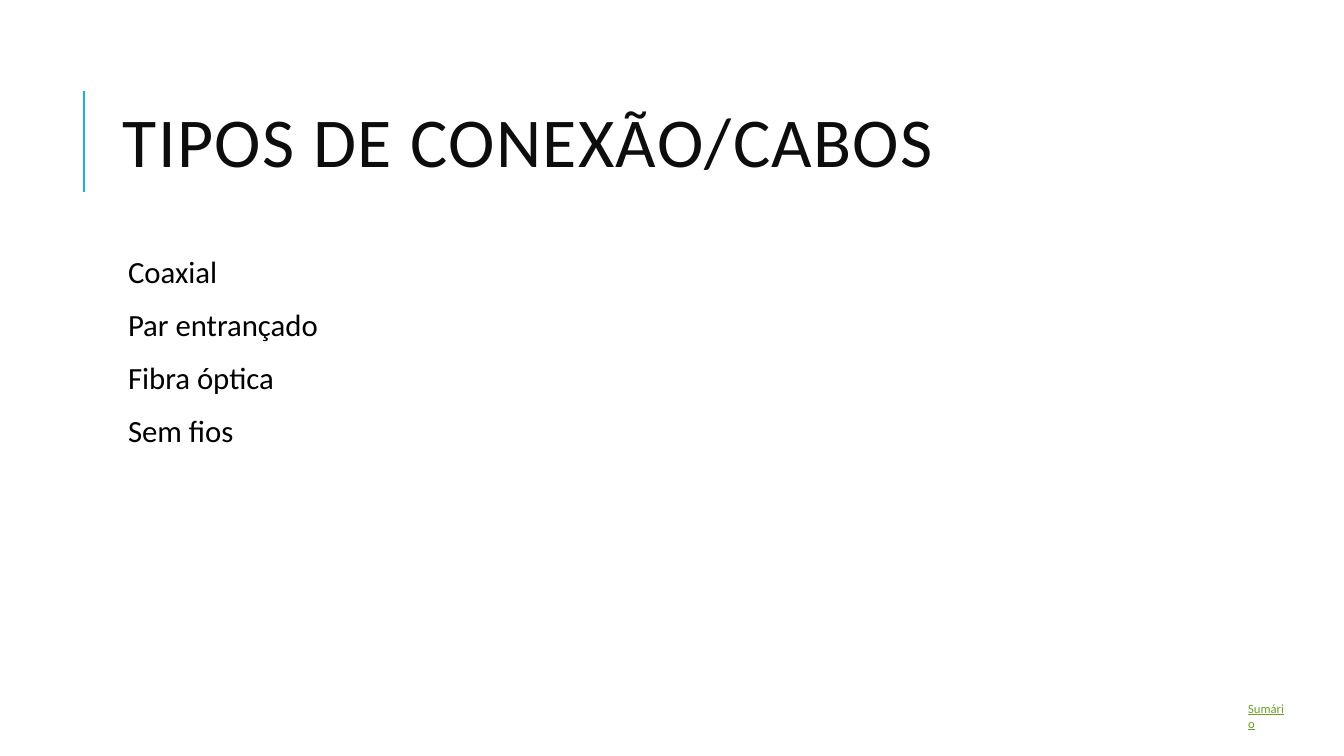
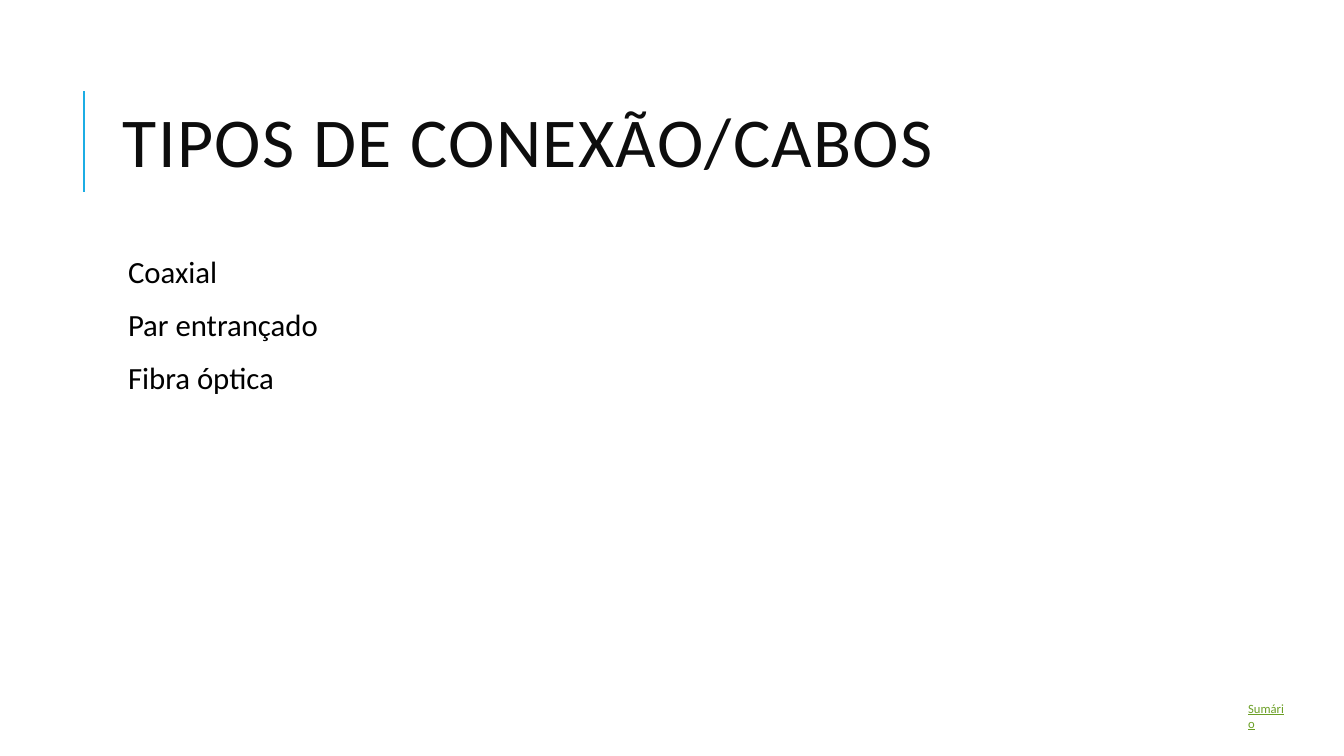
Before and after one commit to nunojmsantos/xunil, a slide deck: slide 12 of Conexões de Rede.pptx. Drawn at 1344x756 pixels with LibreOffice and Linux fonts; fonts in the diff are those of the drawing. Boxes give left, top, right and bottom in pixels: in the first picture for what was removed or moved away, otherwise in the second. Text is boxed around its words. In the diff, an @@ line names an element or a change of style, - is before the commit and + after.

```diff
--- a/Conexões de Rede.pptx
+++ b/Conexões de Rede.pptx
@@ text at (128,420,233,443): paragraph removed @@
-  Sem fios
```
Also in this commit, not shown: 11 other slides changed, 1 other file.
